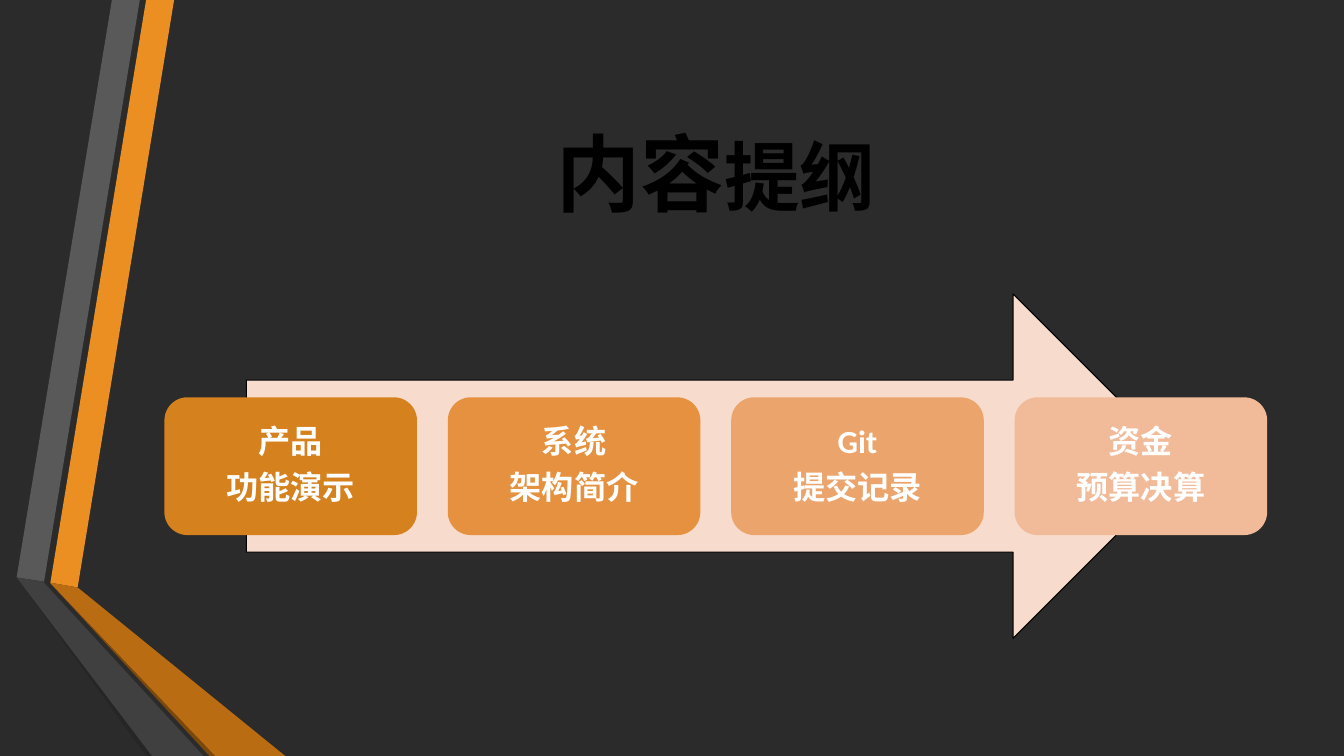
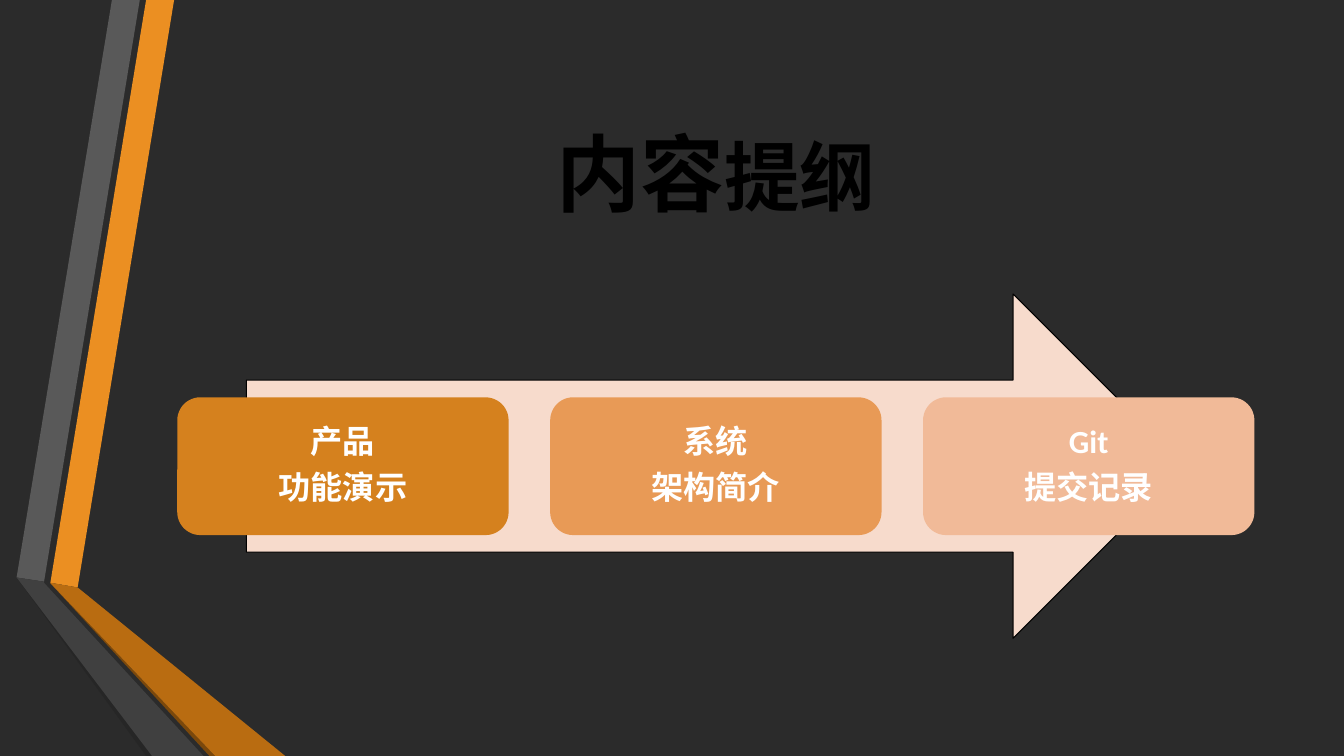
Before and after one commit to EAGzzyCSL/ApplicationPracticeDoc, a slide deck: slide 2 of 校园美食评-最终展示.pptx. Drawn at 1344x756 pixels with LibreOffice and Linux fonts; fonts in the diff are those of the drawing; background and template pictures are left out; a plain dark background stands for a picture behind light text. Boxes give left, top, right and bottom in pixels: in the first picture for what was removed or moved away, otherwise in the second. Text is boxed around its words. In the diff, an @@ line names an element or a change of style, - is before the commit and + after.

```diff
--- a/校园美食评-最终展示.pptx
+++ b/校园美食评-最终展示.pptx
@@ rounded rectangle: place and size @@
-rounded rectangle at (164,397,417,535)
+rounded rectangle at (177,397,509,535)
@@ text "产品": place and size @@
-text "产品" at (226,425,355,502)
+text "产品" at (278,425,407,502)
@@ rounded rectangle removed at (448,397,701,535) @@
@@ rounded rectangle: place and size @@
-rounded rectangle at (731,397,984,535)
+rounded rectangle at (551,397,882,535)
@@ rounded rectangle at (551,397,882,535): fill #EBA46D to #E79B58 @@
@@ text "系统": place and size @@
-text "系统" at (510,425,639,502)
+text "系统" at (651,425,780,502)
@@ rounded rectangle: place and size @@
-rounded rectangle at (1015,397,1268,535)
+rounded rectangle at (924,397,1255,535)
@@ text "Git": place and size @@
-text "Git" at (793,430,922,502)
+text "Git" at (1024,430,1153,502)
@@ text removed at (1076,425,1205,502) @@
-资金
-预算决算
```
Also in this commit, not shown: 1 other slide changed, 1 slide removed.
